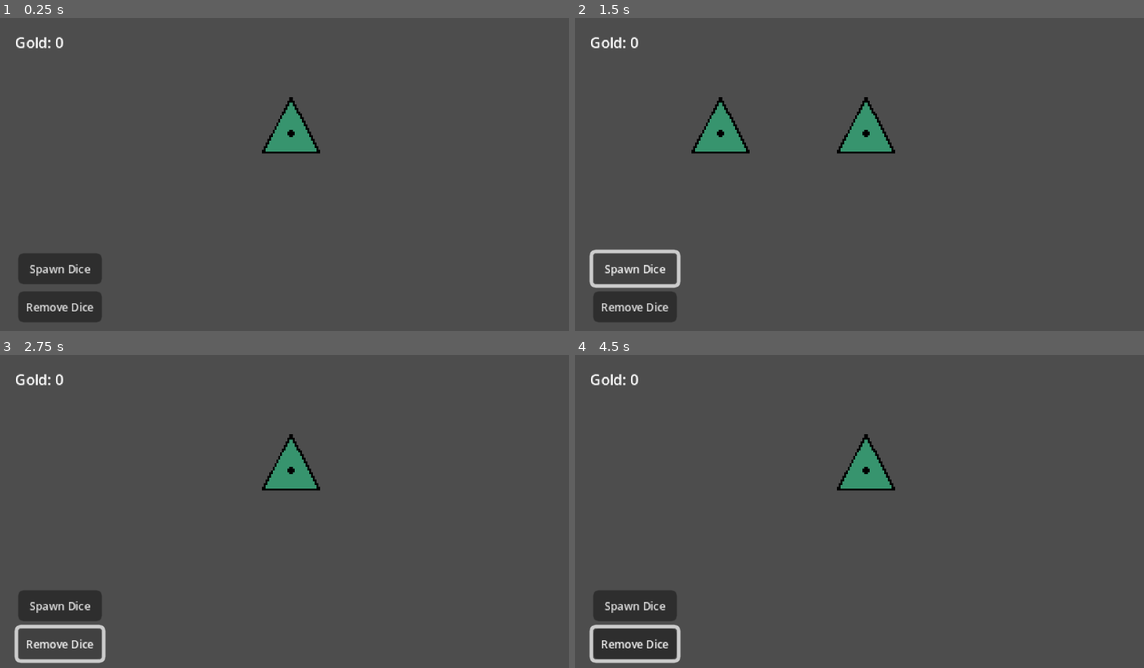
Above: before the commit, frames 1-4 (two rows, left to right).
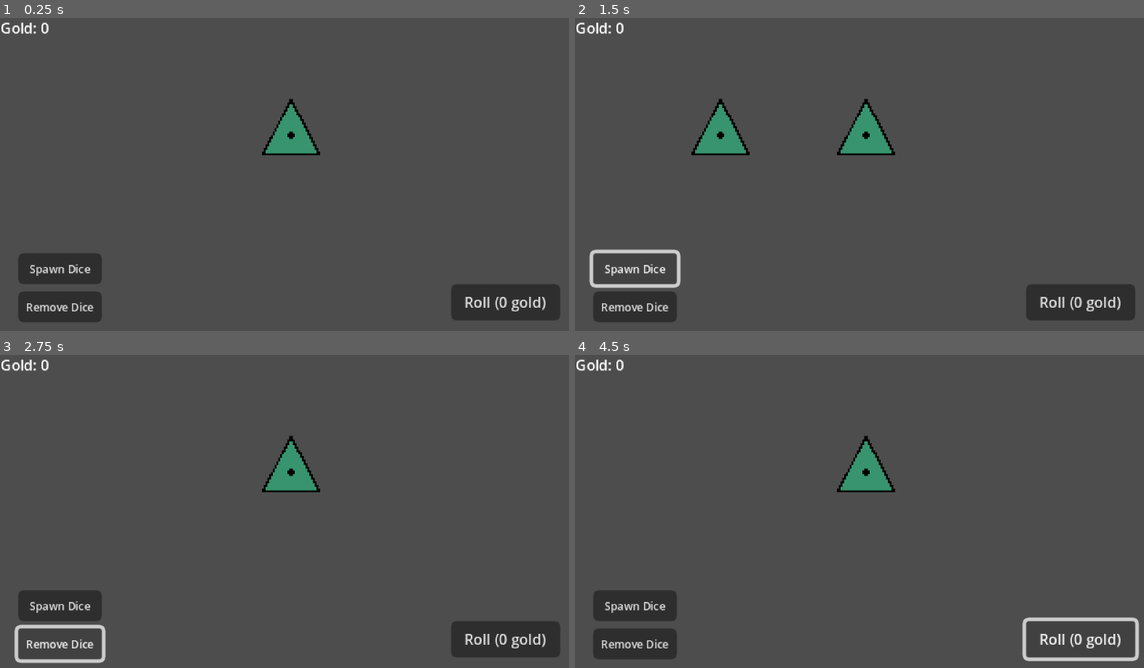
Above: after the commit, the same moments.

Repository: Loethor/crazy_dices
Game: Godot game, scene res://main/game.tscn
The game is run twice, just before and just after one commit, with the same random seed, the same clock (stepped at 60 frames per second) and the same inputs.
Inputs (mouse positions are in pixels of both pictures, inside the frame that each line leads up to):
- Up to frame 1 (0.25 s): no input
- Up to frame 2 (1.5 s): click (1081, 302) at 0.5 s, where only the run after the commit has a clickable "Roll (0 gold)"; click "Spawn Dice" at 1.25 s
- Up to frame 3 (2.75 s): click "Remove Dice" at 2 s
- Up to frame 4 (4.5 s): click "Spawn Dice" at 2.75 s; click "Remove Dice" at 3.5 s; click (1081, 639) at 4.25 s, where only the run after the commit has a clickable "Roll (0 gold)"

The runs differ from the first frame. In frame 1, 2.7% of the frame differs, in the area x 0-99%, y 1-97%; in frame 2, 2.9%; in frame 3, 2.7%; in frame 4, 2.1%.

Commit message:
added highlight, roll cost

Diff:
--- a/dice/dice.gd
+++ b/dice/dice.gd
@@ -6,24 +6,28 @@
 @export var dice_type: Types.DICE_TYPE
 
 var dice_stats: DiceStats
-var number_of_faces: int
+@export var is_dice_selected:bool = false
 
 @onready var sprite_2d: Sprite2D = $Sprite2D
 @onready var collision_shape_2d: CollisionShape2D = $CollisionShape2D
+const HIGHLIGHT = preload("uid://dk7bpw08ca3yp")
 
 func _ready():
 	randomize()
 	dice_stats = DiceStats.new(dice_type)
-	number_of_faces = dice_stats.number_of_faces
 	_setup_sprite()
 
 func _setup_sprite() -> void:
-	sprite_2d.hframes = number_of_faces
+	sprite_2d.hframes = dice_stats.number_of_faces
 	sprite_2d.vframes = 1
 	sprite_2d.frame = 0
+	var mat = ShaderMaterial.new()
+	mat.shader = HIGHLIGHT
+	sprite_2d.material = mat
+	toggle_highlight()
 
 func roll() -> void:
-	var rolled_value = randi_range(1, number_of_faces)
+	var rolled_value = randi_range(1, dice_stats.number_of_faces)
 	_update_face(rolled_value)
 	print("Rolled: ", rolled_value)
 	number_rolled.emit(rolled_value)
@@ -32,6 +36,13 @@
 func _update_face(rolled_value:int ) -> void:
 	sprite_2d.frame = rolled_value - 1
 
+func toggle_highlight():
+	sprite_2d.material.set_shader_parameter("outline_width", 1 if is_dice_selected else 0)
+
 func _on_input_event(_viewport: Node, event: InputEvent, _shape_idx: int) -> void:
 	if event is InputEventMouseButton and event.pressed and event.button_index == MOUSE_BUTTON_LEFT:
-		roll()
+		if is_dice_selected:
+			PlayerStats.remove_dice(self)
+		else:
+			PlayerStats.add_dice(self)
+		toggle_highlight()
--- a/dice/dice_stats.gd
+++ b/dice/dice_stats.gd
@@ -5,6 +5,7 @@
 var number_of_faces: int
 var slots: Array[DiceSlot]
 var gold_value: Array[int]
+var roll_cost:int = 1
 
 # Probability per face (must sum to 1.0)
 var probabilities: Array[float]
--- /dev/null
+++ b/dice/highlight.gdshader
@@ -0,0 +1,30 @@
+shader_type canvas_item;
+
+uniform vec4 outline_color : source_color = vec4(1.0, 1.0, 0.0, 1.0);
+uniform int outline_width = 1;
+
+void fragment() {
+    vec4 tex = texture(TEXTURE, UV);
+    vec4 color = tex;
+
+    if (tex.a == 0.0 && outline_width > 0) {
+        vec2 px = TEXTURE_PIXEL_SIZE;
+
+        bool outline = false;
+
+        for (int x = -outline_width; x <= outline_width; x++) {
+            for (int y = -outline_width; y <= outline_width; y++) {
+                vec2 offset = vec2(float(x), float(y)) * px;
+                if (texture(TEXTURE, UV + offset).a > 0.0) {
+                    outline = true;
+                }
+            }
+        }
+
+        if (outline) {
+            color = outline_color;
+        }
+    }
+
+    COLOR = color;
+}
--- a/globals/player_stats.gd
+++ b/globals/player_stats.gd
@@ -1,10 +1,34 @@
 extends Node
 
-signal player_gold_changed(new_gold:int)
+signal player_gold_changed()
+signal roll_cost_changed()
 
 var current_position: int = 0
+var roll_cost: int = 0 : set = _set_roll_cost
+
+func _set_roll_cost(new_roll_cost:int) -> void:
+	roll_cost = new_roll_cost
+	roll_cost_changed.emit()
 
 var player_gold:int = 0 : set = _set_player_gold
 func _set_player_gold(new_gold:int) -> void:
 	player_gold = new_gold
-	player_gold_changed.emit(player_gold)
+	player_gold_changed.emit()
+
+var selected_dices: Array[Dice] = []
+
+func add_dice(new_dice: Dice) -> void:
+	if new_dice not in selected_dices:
+		new_dice.is_dice_selected = true
+		roll_cost += new_dice.dice_stats.roll_cost
+		selected_dices.append(new_dice)
+
+func remove_dice(dice_to_remove: Dice) -> void:
+	if dice_to_remove in selected_dices:
+		dice_to_remove.is_dice_selected = false
+		roll_cost -= dice_to_remove.dice_stats.roll_cost
+		selected_dices.erase(dice_to_remove)
+
+func unselect_all_dices() -> void:
+	for dice in selected_dices:
+		dice.is_dice_selected = false
--- a/main/game.gd
+++ b/main/game.gd
@@ -2,9 +2,10 @@
 
 const D_6 := preload("uid://p6b6xno8tuse")
 const D_4 := preload("uid://uknn3h2no3y4")
+const MAX_NUMBER_OF_DICES := 6
+const MIN_NUMBER_OF_DICES := 1
 
 @onready var dice_positions: Node2D = $DicePositions
-@onready var gold_label: Label = $CanvasLayer/GoldLabel
 @onready var dices: Node2D = $Dices
 @onready var debug: VBoxContainer = $CanvasLayer/Debug
 
@@ -15,7 +16,7 @@
 	_spawn_dice()
 
 func _spawn_dice():
-	if PlayerStats.current_position < 6:
+	if PlayerStats.current_position < MAX_NUMBER_OF_DICES:
 		var dice_scenes:Array[PackedScene] = [D_4,D_6]
 		var random_dice = dice_scenes.pick_random()
 		var dice: Dice = random_dice.instantiate()
@@ -24,7 +25,7 @@
 		PlayerStats.current_position += 1
 
 func _remove_dice():
-	if PlayerStats.current_position >= 1:
+	if PlayerStats.current_position >= MIN_NUMBER_OF_DICES:
 		PlayerStats.current_position -= 1
 		var dice_to_remove = dices.get_child(-1)
 		dice_to_remove.queue_free()
--- a/main/game.tscn
+++ b/main/game.tscn
@@ -2,11 +2,10 @@
 
 [ext_resource type="Script" uid="uid://cddv0js8q6o4n" path="res://dice/dice_position.gd" id="1_uwrxv"]
 [ext_resource type="Script" uid="uid://bwsg7f7qqj0ft" path="res://main/game.gd" id="1_yqjtg"]
-[ext_resource type="PackedScene" uid="uid://n6kr324me2cv" path="res://ui/gold_label.tscn" id="3_ph3h8"]
+[ext_resource type="PackedScene" uid="uid://cmyq13tvqep5k" path="res://ui/ui.tscn" id="4_46yon"]
 
 [node name="Game" type="Node2D"]
 script = ExtResource("1_yqjtg")
-is_debug_enabled = null
 
 [node name="Dices" type="Node2D" parent="."]
 
@@ -63,7 +62,7 @@
 theme_override_font_sizes/font_size = 6
 text = "Remove Dice"
 
-[node name="GoldLabel" parent="CanvasLayer" instance=ExtResource("3_ph3h8")]
+[node name="UI" parent="CanvasLayer" instance=ExtResource("4_46yon")]
 
 [connection signal="pressed" from="CanvasLayer/Debug/SpawnDiceButton" to="." method="_on_spawn_dice_button_pressed"]
 [connection signal="pressed" from="CanvasLayer/Debug/RemoveDiceButton" to="." method="_on_remove_dice_button_pressed"]
--- a/ui/gold_label.gd
+++ b/ui/gold_label.gd
@@ -2,8 +2,8 @@
 
 
 func _ready() -> void:
-	_update_gold_label(PlayerStats.player_gold)
+	_update_gold_label()
 	PlayerStats.player_gold_changed.connect(_update_gold_label)
 
-func _update_gold_label(new_gold:int) -> void:
-	text = "Gold: " + str(new_gold)
+func _update_gold_label() -> void:
+	text = "Gold: %s" % PlayerStats.player_gold
--- /dev/null
+++ b/ui/roll_button.gd
@@ -0,0 +1,8 @@
+extends Button
+
+func _ready() -> void:
+	_update_button_text()
+	PlayerStats.roll_cost_changed.connect(_update_button_text)
+
+func _update_button_text() -> void:
+	text = "Roll (%s gold)" % PlayerStats.roll_cost
--- /dev/null
+++ b/ui/ui.tscn
@@ -0,0 +1,38 @@
+[gd_scene load_steps=3 format=3 uid="uid://cmyq13tvqep5k"]
+
+[ext_resource type="PackedScene" uid="uid://n6kr324me2cv" path="res://ui/gold_label.tscn" id="1_nb4k0"]
+[ext_resource type="Script" uid="uid://c8k6a68edihbq" path="res://ui/roll_button.gd" id="2_ks8t7"]
+
+[node name="UI" type="Control"]
+layout_mode = 3
+anchors_preset = 15
+anchor_right = 1.0
+anchor_bottom = 1.0
+grow_horizontal = 2
+grow_vertical = 2
+mouse_filter = 2
+
+[node name="GoldLabel" parent="." instance=ExtResource("1_nb4k0")]
+layout_mode = 0
+offset_left = 0.0
+offset_top = 0.0
+offset_right = 21.0
+offset_bottom = 23.0
+
+[node name="RollButton" type="Button" parent="."]
+custom_minimum_size = Vector2(60, 20)
+layout_mode = 1
+anchors_preset = 3
+anchor_left = 1.0
+anchor_top = 1.0
+anchor_right = 1.0
+anchor_bottom = 1.0
+offset_left = -65.0
+offset_top = -33.0
+offset_right = -12.0
+offset_bottom = -13.0
+grow_horizontal = 0
+grow_vertical = 0
+theme_override_font_sizes/font_size = 8
+text = "Roll (0 gold)"
+script = ExtResource("2_ks8t7")
Binary file changed: assets/d4.aseprite
Binary file changed: assets/d4.png
Binary file changed: assets/d6.aseprite
Binary file changed: assets/d6.png
Not shown, added: dice/highlight.gdshader.uid
Not shown, added: ui/roll_button.gd.uid
